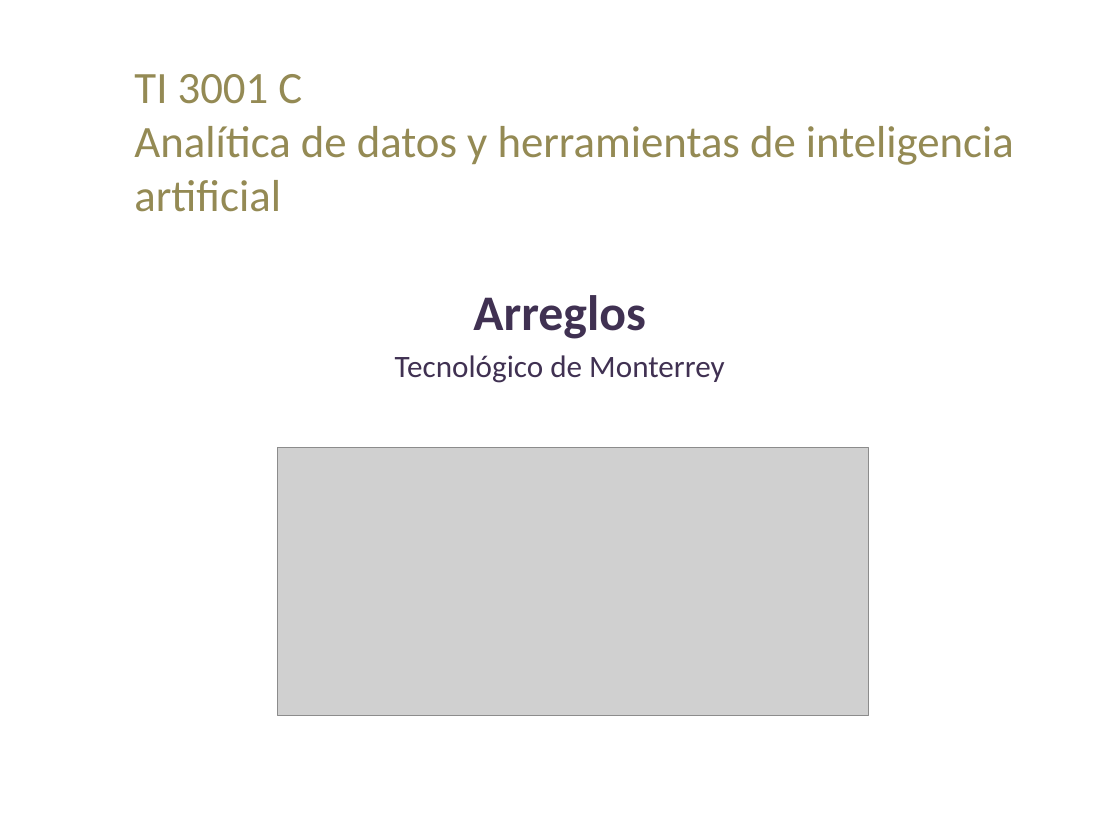
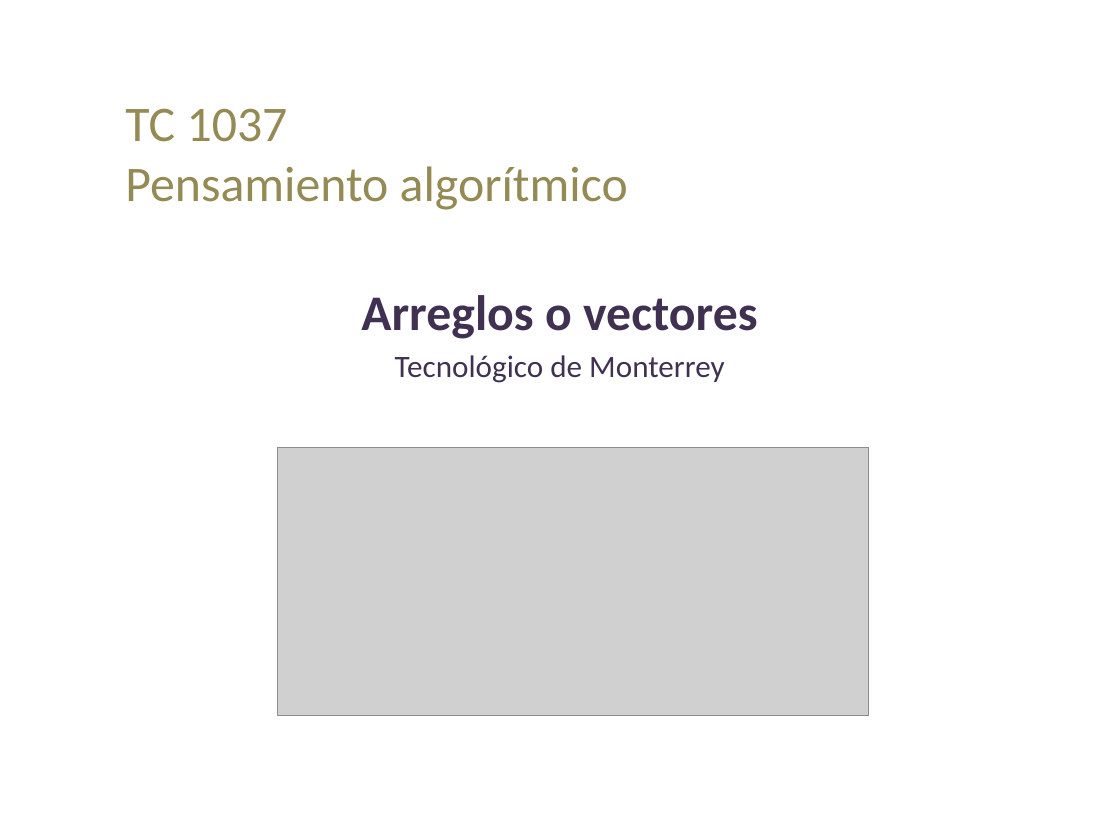
Before and after one commit to lizetheP/PensamientoC, a slide deck: slide 1 of CalendarioAgo2026/presentaciones/9_Arreglos.pptx. Drawn at 1120x840 pixels with LibreOffice and Linux fonts; fonts in the diff are those of the drawing; grey boxes stand for pictures. Boxes give left, top, right and bottom in pixels: in the first picture for what was removed or moved away, otherwise in the second. Text is boxed around its words. In the diff, an @@ line names an element or a change of style, - is before the commit and + after.

```diff
--- a/CalendarioAgo2026/presentaciones/9_Arreglos.pptx
+++ b/CalendarioAgo2026/presentaciones/9_Arreglos.pptx
@@ title removed at [134, 74, 1014, 212] @@
-TI 3001 C
-Analítica de datos y herramientas de inteligencia artificial
@@ text added at [125, 108, 628, 210], 32 pt, text #948A54 @@
+TC 1037
+Pensamiento algorítmico
@@ subtitle at [361, 295, 758, 339]: text changed @@
-Arreglos
+Arreglos o vectores
```
Also in this commit, not shown: 4 other slides changed, 1 slide removed, 15 other files.
